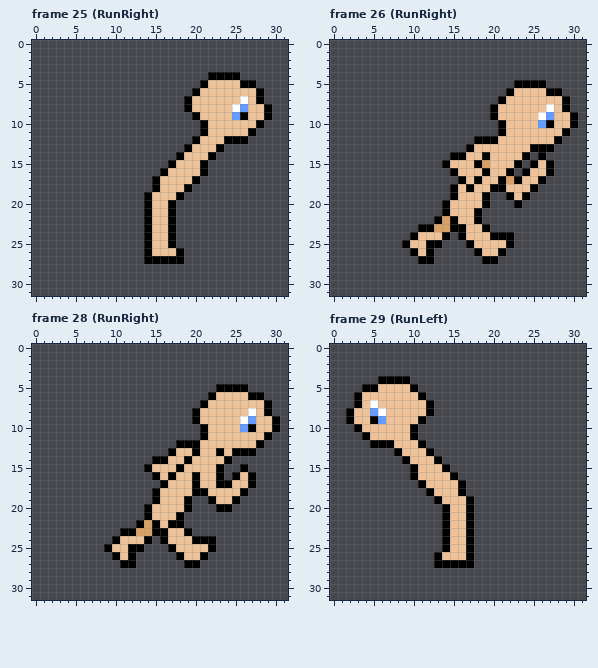
File history of a pixel-art file, Assets/Art/Sprites/TestSprite.aseprite. Above, as it was before the edit.
32x32 pixels, 36 frames. Shown: frame 25 (RunRight), frame 26 (RunRight), frame 28 (RunRight), frame 29 (RunLeft). The commit also changed other frames, which this record leaves out.
After:
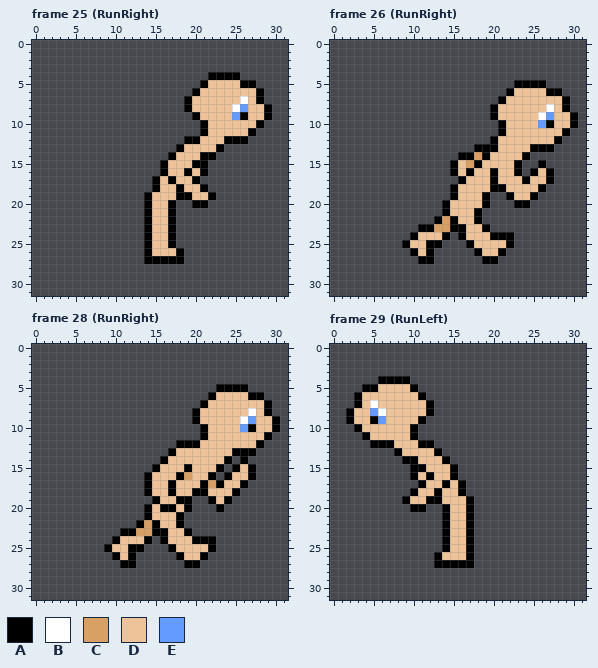
Palette (. is transparent): A #000000  B #ffffff  C #d9a066  D #eec39a  E #639bff
The exact change:
Frame 25 (RunRight), layer "Character":
Colour A now appears in row 12 at x 19; in row 13 at x 18; in row 14 at x 17; in row 15 at x 16; in row 18 at x 21; in row 19 at x 19 and 22.
Colour A now appears in row 20 at x 20 to 21.
The author changed colour D to colour A in row 14 at x 21; in row 15 at x 20; in row 16 at x 19; in row 17 at x 17; in row 18 at x 18.
Colour D now appears in row 18 at x 20; in row 19 at x 20 to 21.
The author changed colour A to colour D in row 13 at x 19; in row 14 at x 18; in row 15 at x 17; in row 18 at x 19.
Frame 26 (RunRight), layer "Character":
Colour A now appears in row 16 at x 23; in row 17 at x 27; in row 18 at x 26; in row 19 at x 25; in row 20 at x 24.
The author changed colour D to colour A in row 13 at x 18 to 20; in row 14 at x 17; in row 15 at x 15 and 26; in row 16 at x 17, 20 and 25; in row 17 at x 20 and 24.
The author changed colour D to colour C in row 14 at x 18; in row 15 at x 17.
The author changed colour A to colour D in row 16 at x 19 and 22; in row 17 at x 18, 21, 23 and 26; in row 18 at x 17 and 25; in row 19 at x 24.
The author changed colour C to colour D in row 15 at x 19; in row 17 at x 22.
Colour A is gone in row 12 at x 18 to 19; in row 13 at x 17; in row 14 at x 15 and 26; in row 15 at x 14, 25 and 27; in row 16 at x 24.
Frame 28 (RunRight), layer "Character":
Colour A now appears in row 14 at x 26; in row 15 at x 25 and 27; in row 16 at x 14 and 24; in rows 17 to 18 at x 14.
The author changed colour D to colour A in row 15 at x 15 and 19; in row 16 at x 18 and 22; in row 17 at x 17, 21 and 26; in row 18 at x 17 and 25; in row 19 at x 18 and 24; in row 20 at x 16 to 17.
The author changed colour D to colour C in row 16 at x 19; in row 17 at x 22.
Colour D now appears in row 17 at x 15.
The author changed colour A to colour D in row 13 at x 20 and 23; in row 14 at x 19; in row 15 at x 18 and 26; in row 16 at x 15, 17, 20 and 25; in row 17 at x 16, 20 and 24; in row 18 at x 15.
The author changed colour A to colour D in row 22 at x 17.
Colour A is gone in row 14 at x 15; in row 15 at x 14; in row 16 at x 23; in row 17 at x 27; in row 18 at x 26; in row 19 at x 25.
Colour A is gone in row 20 at x 24.
Frame 29 (RunLeft), layer "Character":
Colour A now appears in row 12 at x 12; in row 13 at x 13; in row 14 at x 14; in row 15 at x 15; in row 18 at x 10; in row 19 at x 9 and 12.
Colour A now appears in row 20 at x 10 to 11.
The author changed colour D to colour A in row 14 at x 10; in row 15 at x 11; in row 16 at x 12; in row 17 at x 14; in row 18 at x 13.
Colour D now appears in row 18 at x 11; in row 19 at x 10 to 11.
The author changed colour A to colour D in row 13 at x 12; in row 14 at x 13; in row 15 at x 14; in row 18 at x 12.
Boxes around the changes in both pictures, in picture pixels (x1, y1, x2, y2):
changed: (160, 136, 216, 208)
changed: (442, 136, 554, 208)
changed: (144, 448, 256, 528)
changed: (402, 440, 458, 512)
